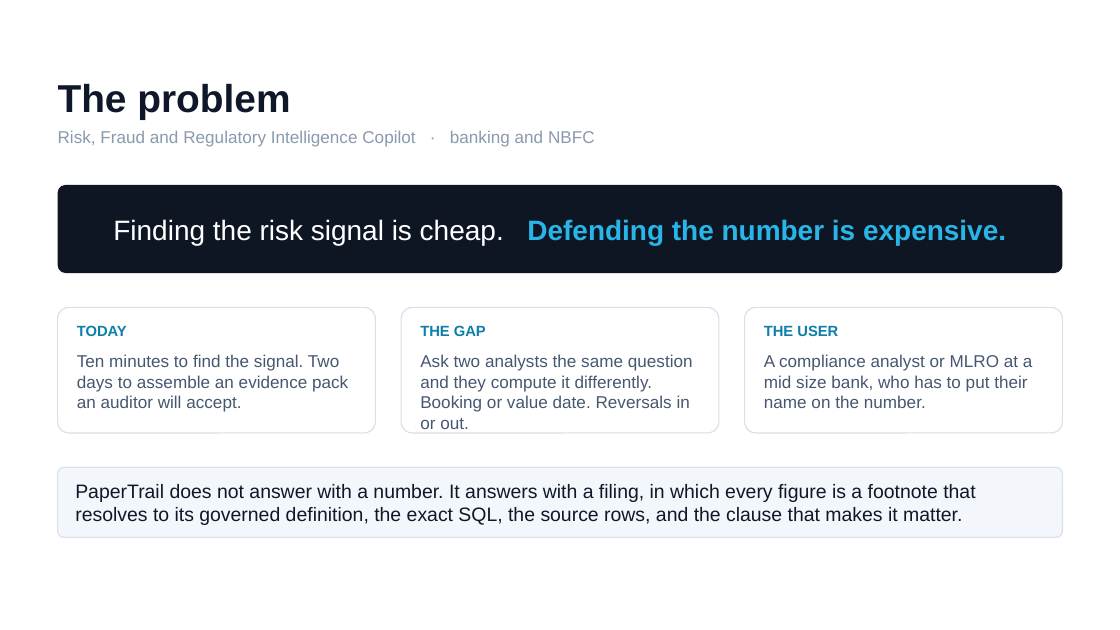
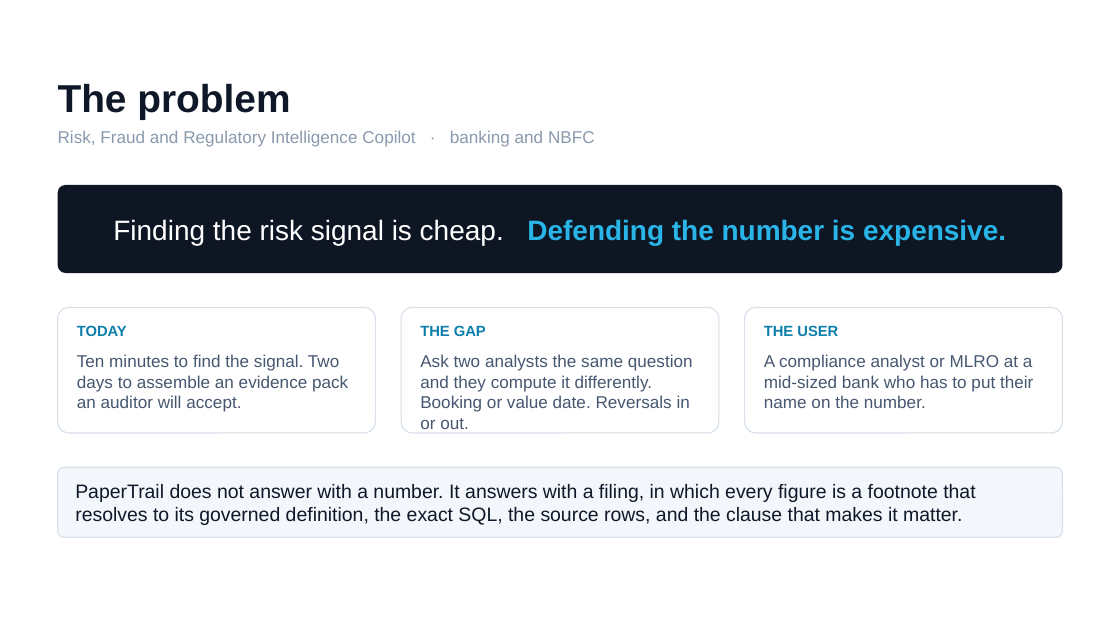
Before and after one commit to tjmanoj/papertrail, a slide deck: slide 2 of docs/submission/PaperTrail-Provenance-Prototype-Submission.pptx. Drawn at 1120x630 pixels with LibreOffice and Linux fonts; fonts in the diff are those of the drawing; background and template pictures are left out. Boxes give left, top, right and bottom in pixels: in the first picture for what was removed or moved away, otherwise in the second. Text is boxed around its words. In the diff, an @@ line names an element or a change of style, - is before the commit and + after.

Commit message:
Fix the Streamlit Prove page and make the deck links clickable
The Prove page was throwing a SQL compilation error on every load: it selected
and ordered by a column named QUESTION, but the experiment table has QUESTION_ID
and QUESTION_TEXT. Same mistake the snapshot script made earlier, caught there
and missed here. The Transactions tile was also wrapping mid-number in a
four-up row, so the column widths are now weighted.

Deck links were plain text. Live app, repository and the native Streamlit app
are now real hyperlinks. The native one is labelled as needing a login, since
sending a judge to a Snowflake sign-in without warning would be worse than not
linking it at all.

Wording pass: hyphenated Snowflake-native, third-party, mid-sized and
self-authored, named the 4.5M figure in the measurement footnote rather than
leaving it as the overstatement, and retitled the measurement slide to
Measured, not asserted.

```diff
--- a/docs/submission/PaperTrail-Provenance-Prototype-Submission.pptx
+++ b/docs/submission/PaperTrail-Provenance-Prototype-Submission.pptx
@@ text in rounded rectangle at (764, 354, 1033, 408): text changed @@
-A compliance analyst or MLRO at a mid size bank, who has to put their name on the number.
+A compliance analyst or MLRO at a mid-sized bank who has to put their name on the number.
```
Also in this commit, not shown: 3 other slides changed, 4 other files.
